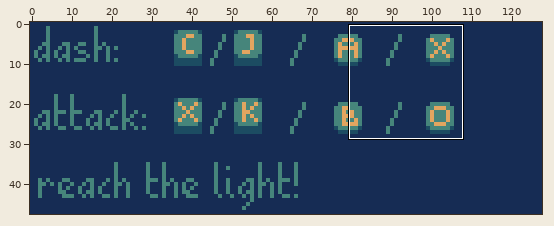
Pixel-art file: assets/sprites/controls.aseprite. The picture above shows the old version from afar; the outline marks the close-up.
Close-up. Before:
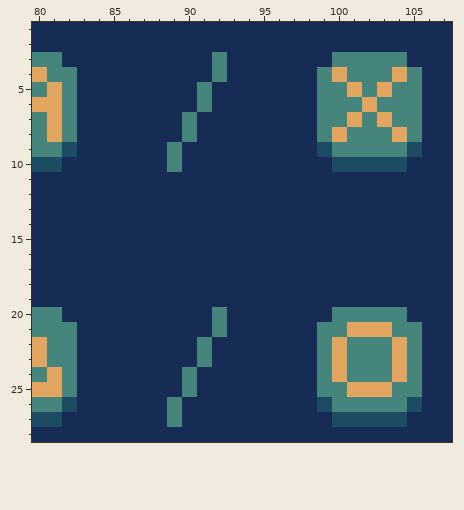
128x48 pixels, 1 frame. Shown: x 80..107, y 1..28.
Once edited:
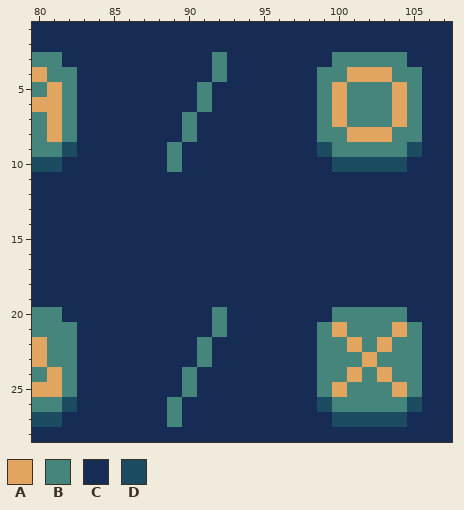
Palette (. is transparent): A #e2a560  B #46857b  C #162c54  D #1c4c62
The edit:
Layer "Layer 1":
y 4: x 100..104 ABBBA -> BAAAB
y 5: x 100..101 BA -> AB; x 103..104 AB -> BA
y 6: x 100 B -> A; x 102 A -> B; x 104 B -> A
y 7: x 100..101 BA -> AB; x 103..104 AB -> BA
y 8: x 100..104 ABBBA -> BAAAB
y 21: x 100..104 BAAAB -> ABBBA
y 22: x 100..101 AB -> BA; x 103..104 BA -> AB
y 23: x 100 A -> B; x 102 B -> A; x 104 A -> B
y 24: x 100..101 AB -> BA; x 103..104 BA -> AB
y 25: x 100..104 BAAAB -> ABBBA
Pixel boxes of the changes (left, top, right, bottom) in both close-ups:
changed: (332, 67, 407, 142)
changed: (332, 322, 407, 397)
